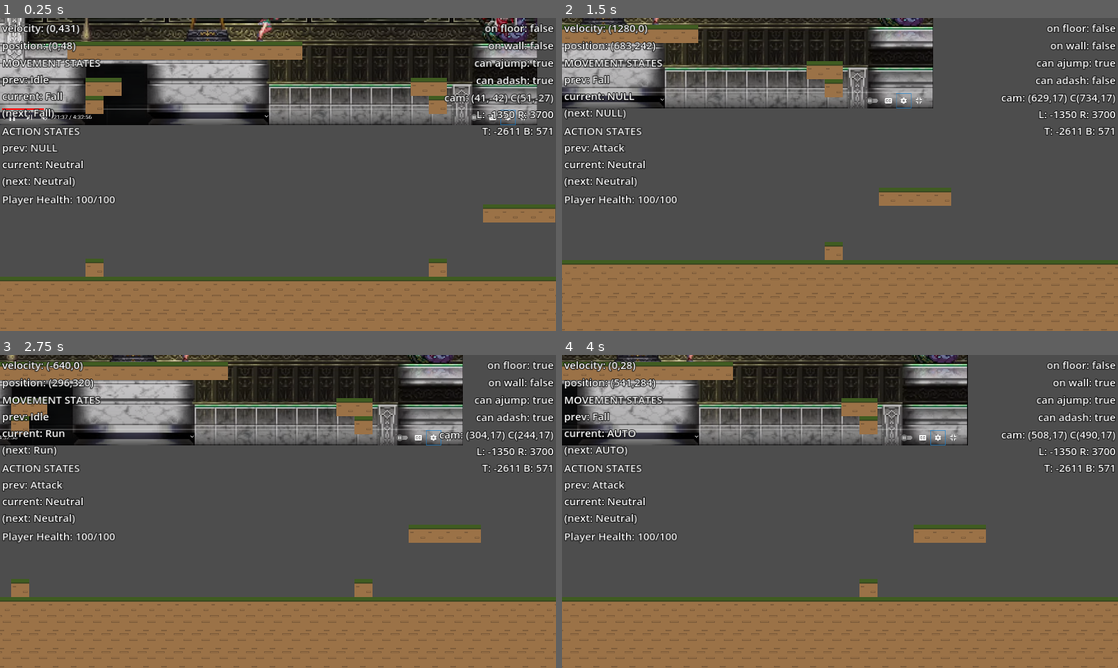
Above: before the commit, frames 1-4 (two rows, left to right).
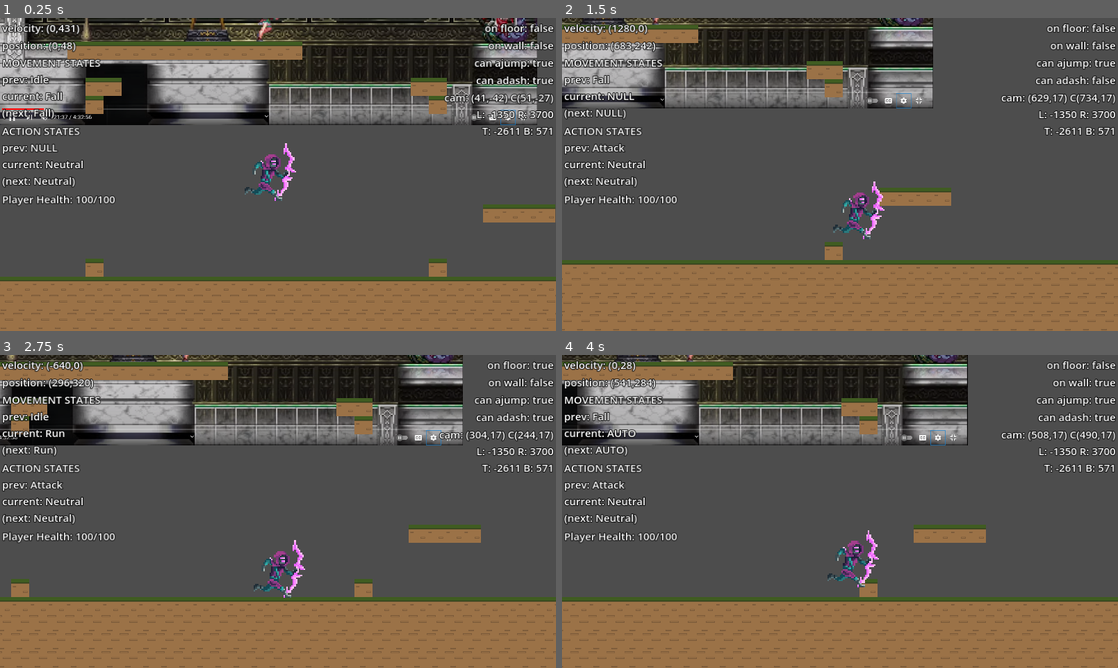
Above: after the commit, the same moments.

Repository: azylazide/untitled-hw-game-G4
Game: Godot game, scene res://src/levels/level_test.tscn
Same seed, same stepped clock (60 frames per second), same inputs: the game is played once before the commit and once after it.
Inputs:
- Up to frame 1 (0.25 s): no input
- Up to frame 2 (1.5 s): tap Enter (ui_accept) at 0.5 s; hold Z (attack) 0.53-1.28 s; hold D (right) from 0.53 s (still down); tap Space (jump) at 0.77 s; tap X (dash) at 1.35 s
- Up to frame 3 (2.75 s): tap Space (jump) at 1.52 s; release D (right) at 2.03 s; hold A (left) from 2.03 s (still down); hold Z (attack) from 2.03 s (still down)
- Up to frame 4 (4 s): release A (left) at 2.78 s; release Z (attack) at 2.78 s; hold D (right) from 2.78 s (still down); tap X (dash) at 2.85 s; tap Space (jump) at 3.02, 3.77 s; hold Z (attack) from 3.53 s (still down)

The runs differ from the first frame. In frame 1, 0.5% of the frame differs, in the area x 44-54%, y 40-59%; in frame 2, 0.5%; in frame 3, 0.5%, in the area x 45-55%, y 59-78%; in frame 4, 0.5%.

Commit message:
temp sprite

Diff:
--- a/src/actors/player.tscn
+++ b/src/actors/player.tscn
@@ -1,8 +1,9 @@
-[gd_scene load_steps=10 format=3 uid="uid://b3xsy3bblplxe"]
+[gd_scene load_steps=11 format=3 uid="uid://b3xsy3bblplxe"]
 
 [ext_resource type="Script" path="res://src/actors/player.gd" id="1_7v7v0"]
 [ext_resource type="Resource" uid="uid://0m1f0hoinpvg" path="res://src/actors/debug_player.tres" id="2_kvtdh"]
 [ext_resource type="Script" path="res://src/actors/CameraBBoxDetector.gd" id="3_q5wf3"]
+[ext_resource type="Texture2D" uid="uid://sa6q1jkf07gi" path="res://assets/spritesheet.png" id="4_ksiyv"]
 
 [sub_resource type="RectangleShape2D" id="RectangleShape2D_p3dhm"]
 size = Vector2(70, 150)
@@ -129,3 +130,11 @@
 debug_color = Color(0.92549, 0, 0.0823529, 0.27451)
 
 [node name="AnimationPlayer" type="AnimationPlayer" parent="."]
+
+[node name="Sprite2D" type="Sprite2D" parent="."]
+texture_filter = 1
+scale = Vector2(5.5, 5.5)
+texture = ExtResource("4_ksiyv")
+offset = Vector2(0, -11.5)
+hframes = 8
+vframes = 8
Binary file added: assets/projectile.png
Not shown, added: assets/projectile.png.import
Binary file added: assets/spritesheet.png
Not shown, added: assets/spritesheet.png.import
